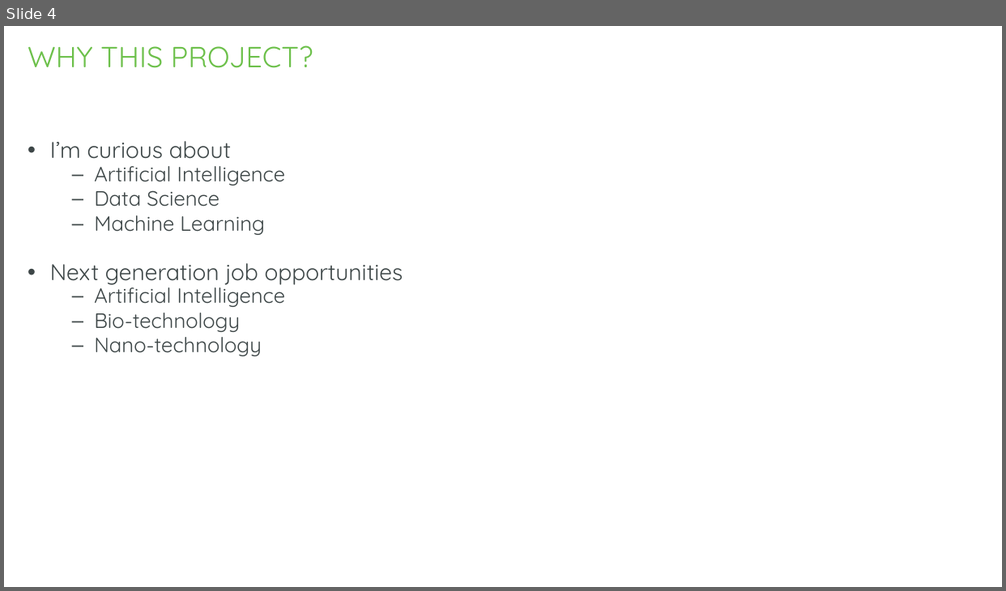
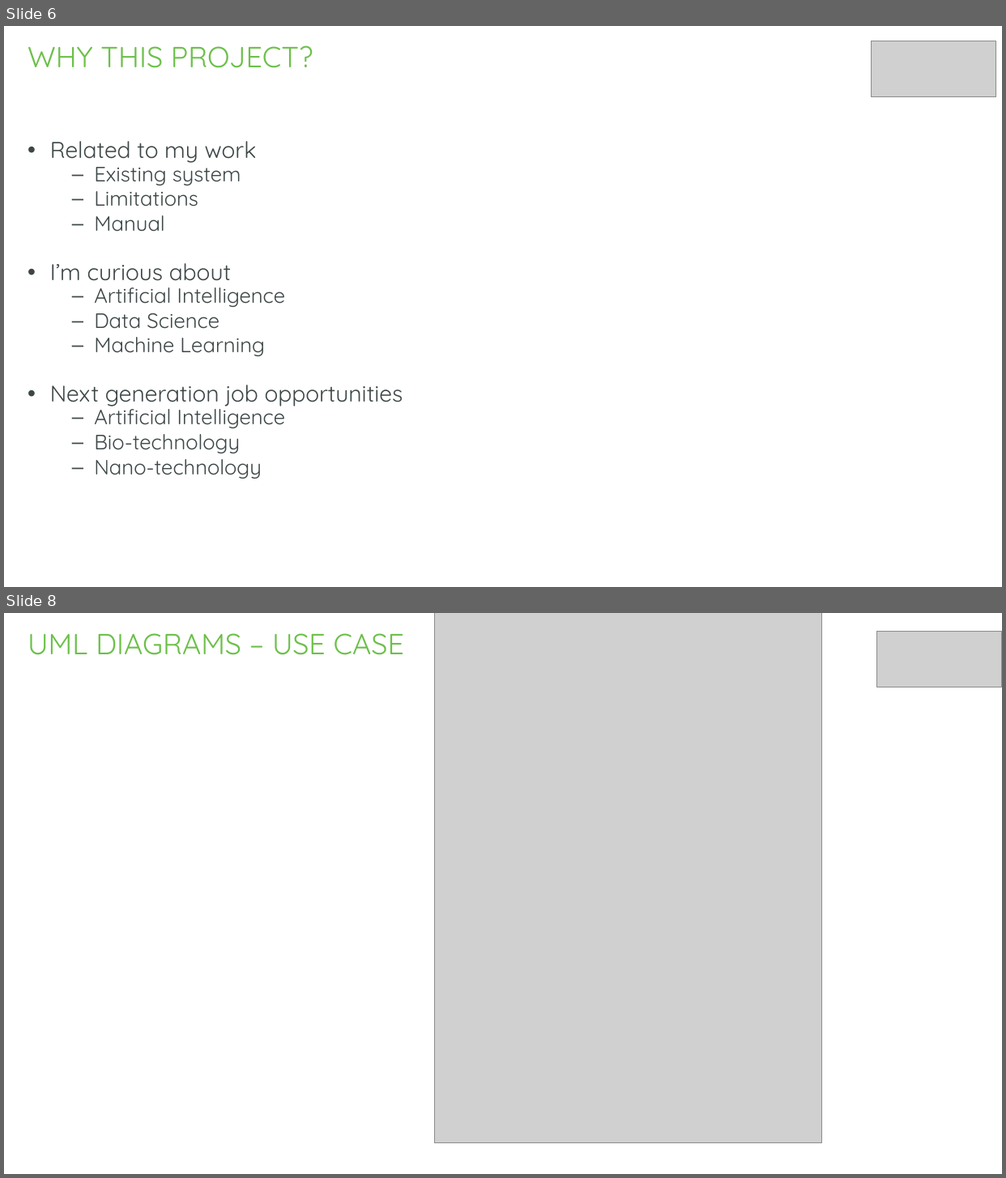
Before and after one commit to gkalidas/Python, a slide deck: MCS_project_sem_III/python_project.pptx. Shown one above the other, each under a label of ours: slide 4 before the commit, slides 6 and 8 after it; the slides between them are not shown. The pictures are 1006x591 and 1006x1178 pixels, drawn with LibreOffice and Linux fonts; fonts in the diff are those of the drawing; grey boxes stand for pictures; background and template pictures are left out. Boxes give left, top, right and bottom in pixels: in the first picture for what was removed or moved away, otherwise in the second. Text is boxed around its words. In the diff, an @@ line names an element or a change of style, - is before the commit and + after.

```diff
--- a/MCS_project_sem_III/python_project.pptx
+++ b/MCS_project_sem_III/python_project.pptx
@@ slide 8 added at bbox=[4, 613, 1002, 1174], background #FFFFFF; not listed: 1 template element that a slide beside it also shows @@
@@ title added at bbox=[27, 633, 404, 655], 28 pt, text #6CC04A @@
+UML DIAGRAMS – USE CASE
@@ picture added at bbox=[434, 613, 821, 1143] @@
@@ picture added at bbox=[877, 631, 1002, 687] @@
@@ what was slide 4 is now slide 6 @@
@@ slide 6 changed as well @@
@@ picture added at bbox=[871, 41, 996, 97] @@
@@ text at bbox=[50, 141, 257, 232]: paragraphs added @@
+• Related to my work
+  – Existing system
+  – Limitations
+  – Manual
```
Also in this commit, not shown: 8 other slides changed, 10 other slides added, 11 slides removed, 4 other files.
